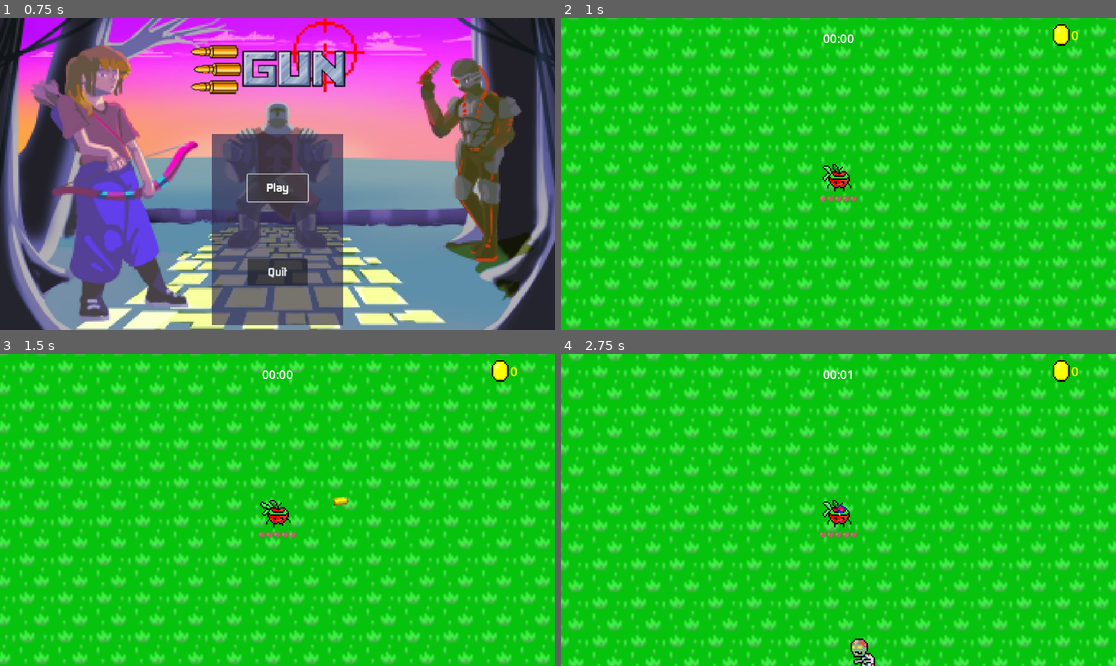
Above: before the commit, frames 1-4 (two rows, left to right).
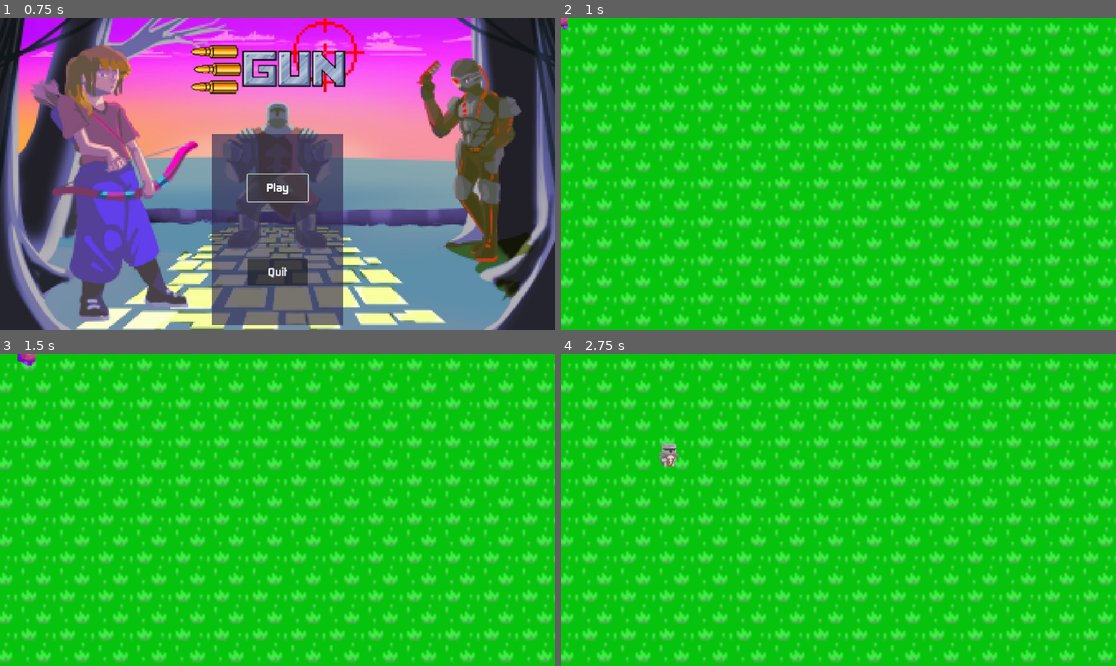
Above: after the commit, the same moments.

Repository: felixtjahyadi/halustudio
Game: Godot game, scene res://scenes/Utils/title.tscn
Two runs of this game, one before a commit and one after it. Both use one fixed random seed, a clock stepped at 60 frames per second and the inputs below. Sound files missing from this copy of the repository are replaced by a short silence.
Inputs (mouse positions are in pixels of both pictures, inside the frame that each line leads up to):
- Up to frame 1 (0.75 s): click "Play" at 0.5 s
- Up to frame 2 (1 s): no input
- Up to frame 3 (1.5 s): tap Enter at 1.25 s; move the mouse to (399, 494) at 1.27 s; hold D (right) from 1.28 s (still down); click (399, 494) at 1.35 s
- Up to frame 4 (2.75 s): move the mouse to (727, 525) at 2.02 s; release D (right) at 2.03 s; hold S (down) from 2.03 s (still down); tap Q (swap) at 2.1 s

Frame 1 is identical in both runs. In frame 2, 31% of the frame differs, in the area x 0-100%, y 0-100%; in frame 3, 22%; in frame 4, 43%.

Commit message:
refactor: fix three character swap in world

Diff:
--- a/scenes/Player/Wade.tscn
+++ b/scenes/Player/Wade.tscn
@@ -290,7 +290,8 @@
 [node name="AnimatedSprite2D" type="AnimatedSprite2D" parent="."]
 texture_filter = 1
 sprite_frames = SubResource("SpriteFrames_vi1dm")
-animation = &"walk_right"
+animation = &"idle_left"
+frame = 2
 
 [node name="CollisionShape2D" type="CollisionShape2D" parent="."]
 shape = SubResource("CapsuleShape2D_xfye0")
@@ -301,7 +302,6 @@
 }
 
 [node name="AnimationTree" type="AnimationTree" parent="."]
-active = false
 libraries = {
 "": SubResource("AnimationLibrary_cglmf")
 }
--- a/scenes/world.tscn
+++ b/scenes/world.tscn
@@ -1,125 +1,12 @@
-[gd_scene load_steps=21 format=3 uid="uid://dadyistu52sqk"]
+[gd_scene load_steps=8 format=3 uid="uid://dadyistu52sqk"]
 
-[ext_resource type="PackedScene" uid="uid://bky7hirsru46f" path="res://scenes/Player/player.tscn" id="1_agw06"]
 [ext_resource type="Texture2D" uid="uid://cd2wqc6ipwolg" path="res://assets/Map/grass.png" id="1_x8ml8"]
-[ext_resource type="PackedScene" uid="uid://bdo7wpfoo7ltd" path="res://scenes/Utils/enemy_spawner.tscn" id="2_r34ht"]
-[ext_resource type="PackedScene" uid="uid://gmb3iiva6oe1" path="res://scenes/Enemy/normal_zombie.tscn" id="3_meox3"]
-[ext_resource type="Script" path="res://scripts/Spawn_info.gd" id="4_tmvuc"]
-[ext_resource type="PackedScene" uid="uid://dqc1vllouv2mb" path="res://scenes/Enemy/runner_zombie.tscn" id="6_aot00"]
+[ext_resource type="PackedScene" path="res://scenes/Player/three_characters.tscn" id="4_lxcc5"]
+[ext_resource type="PackedScene" uid="uid://dfttiawlfctn4" path="res://scenes/Player/Archie.tscn" id="5_masnx"]
 [ext_resource type="PackedScene" uid="uid://ct403etrx1mbs" path="res://scenes/Utils/FrameSaver.tscn" id="6_g5j1p"]
-[ext_resource type="PackedScene" uid="uid://djvhem28mu4oi" path="res://scenes/Enemy/group_zombie.tscn" id="7_2ec4n"]
-[ext_resource type="PackedScene" uid="uid://bxcq1mp35kfjs" path="res://scenes/Enemy/reaper.tscn" id="8_kmsk2"]
+[ext_resource type="PackedScene" uid="uid://cg2q4b3i7av65" path="res://scenes/Player/Morin.tscn" id="6_msreh"]
+[ext_resource type="PackedScene" uid="uid://bnx5t715bgwxt" path="res://scenes/Player/Wade.tscn" id="7_sj601"]
 [ext_resource type="Script" path="res://scripts/BGM.gd" id="10_hpxte"]
-
-[sub_resource type="Resource" id="Resource_komvg"]
-script = ExtResource("4_tmvuc")
-time_start = 0
-time_end = 600
-enemy = ExtResource("3_meox3")
-enemy_num = 1
-hp_multiplier = 1
-scale_multiplier = 1
-money_multiplier = 1
-spawn_delay = 0
-
-[sub_resource type="Resource" id="Resource_fidvi"]
-script = ExtResource("4_tmvuc")
-time_start = 60
-time_end = 600
-enemy = ExtResource("6_aot00")
-enemy_num = 2
-hp_multiplier = 1
-scale_multiplier = 1
-money_multiplier = 1
-spawn_delay = 60
-
-[sub_resource type="Resource" id="Resource_l7rck"]
-script = ExtResource("4_tmvuc")
-time_start = 210
-time_end = 600
-enemy = ExtResource("7_2ec4n")
-enemy_num = 5
-hp_multiplier = 1
-scale_multiplier = 1
-money_multiplier = 1
-spawn_delay = 90
-
-[sub_resource type="Resource" id="Resource_r6x2t"]
-script = ExtResource("4_tmvuc")
-time_start = 0
-time_end = 100000
-enemy = ExtResource("3_meox3")
-enemy_num = 1
-hp_multiplier = 3
-scale_multiplier = 2
-money_multiplier = 5
-spawn_delay = 180
-
-[sub_resource type="Resource" id="Resource_1sj4b"]
-script = ExtResource("4_tmvuc")
-time_start = 0
-time_end = 100000
-enemy = ExtResource("6_aot00")
-enemy_num = 1
-hp_multiplier = 3
-scale_multiplier = 2
-money_multiplier = 5
-spawn_delay = 300
-
-[sub_resource type="Resource" id="Resource_gm3bm"]
-script = ExtResource("4_tmvuc")
-time_start = 0
-time_end = 100000
-enemy = ExtResource("7_2ec4n")
-enemy_num = 3
-hp_multiplier = 2
-scale_multiplier = 2
-money_multiplier = 5
-spawn_delay = 480
-
-[sub_resource type="Resource" id="Resource_sosie"]
-script = ExtResource("4_tmvuc")
-time_start = 1800
-time_end = 2000
-enemy = ExtResource("8_kmsk2")
-enemy_num = 1
-hp_multiplier = 1
-scale_multiplier = 1
-money_multiplier = 1
-spawn_delay = 0
-
-[sub_resource type="Resource" id="Resource_6yv6h"]
-script = ExtResource("4_tmvuc")
-time_start = 600
-time_end = 100000
-enemy = ExtResource("3_meox3")
-enemy_num = 3
-hp_multiplier = 2
-scale_multiplier = 1
-money_multiplier = 1
-spawn_delay = 0
-
-[sub_resource type="Resource" id="Resource_pp6sk"]
-script = ExtResource("4_tmvuc")
-time_start = 540
-time_end = 100000
-enemy = ExtResource("6_aot00")
-enemy_num = 4
-hp_multiplier = 2
-scale_multiplier = 1
-money_multiplier = 1
-spawn_delay = 60
-
-[sub_resource type="Resource" id="Resource_xvyug"]
-script = ExtResource("4_tmvuc")
-time_start = 510
-time_end = 100000
-enemy = ExtResource("7_2ec4n")
-enemy_num = 7
-hp_multiplier = 2
-scale_multiplier = 1
-money_multiplier = 1
-spawn_delay = 90
 
 [node name="World" type="Node2D"]
 
@@ -130,11 +17,6 @@
 texture = ExtResource("1_x8ml8")
 region_enabled = true
 region_rect = Rect2(0, 0, 10000, 10000)
-
-[node name="Player" parent="." instance=ExtResource("1_agw06")]
-
-[node name="EnemySpawner" parent="." instance=ExtResource("2_r34ht")]
-spawns = Array[ExtResource("4_tmvuc")]([SubResource("Resource_komvg"), SubResource("Resource_fidvi"), SubResource("Resource_l7rck"), SubResource("Resource_r6x2t"), SubResource("Resource_1sj4b"), SubResource("Resource_gm3bm"), SubResource("Resource_sosie"), SubResource("Resource_6yv6h"), SubResource("Resource_pp6sk"), SubResource("Resource_xvyug")])
 
 [node name="Loot" type="Node2D" parent="." groups=["loot"]]
 
@@ -147,4 +29,7 @@
 max_distance = 1e+07
 script = ExtResource("10_hpxte")
 
-[connection signal="player_death" from="Player" to="BGM" method="_on_player_player_death"]
+[node name="ThreeCharacters" parent="." instance=ExtResource("4_lxcc5")]
+character1 = ExtResource("5_masnx")
+character2 = ExtResource("6_msreh")
+character3 = ExtResource("7_sj601")
--- a/scripts/three_characters.gd
+++ b/scripts/three_characters.gd
@@ -33,16 +33,18 @@
 	cooldown_change_character()
 
 func spawn_selected_character():
-	selected_character_node.position = get_global_position()
 	add_child(selected_character_node)
 
 func change_current_selected_charater():
 	match selected_character_node:
 		character1_node:
+			character2_node.position = character1_node.get_global_position()
 			selected_character_node = character2_node
 		character2_node:
+			character3_node.position = character2_node.get_global_position()
 			selected_character_node = character3_node
 		character3_node:
+			character1_node.position = character3_node.get_global_position()
 			selected_character_node = character1_node
 
 func remove_current_selected_charater():
Not shown: 1 places in scenes/Player/three_characters.tscn that only renumber resources
